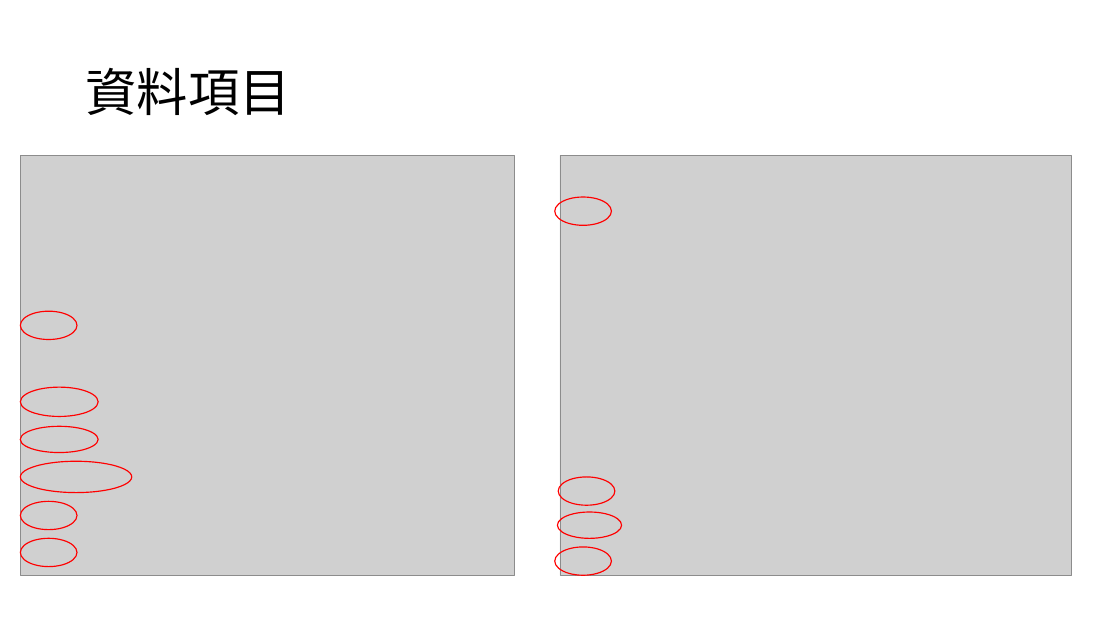
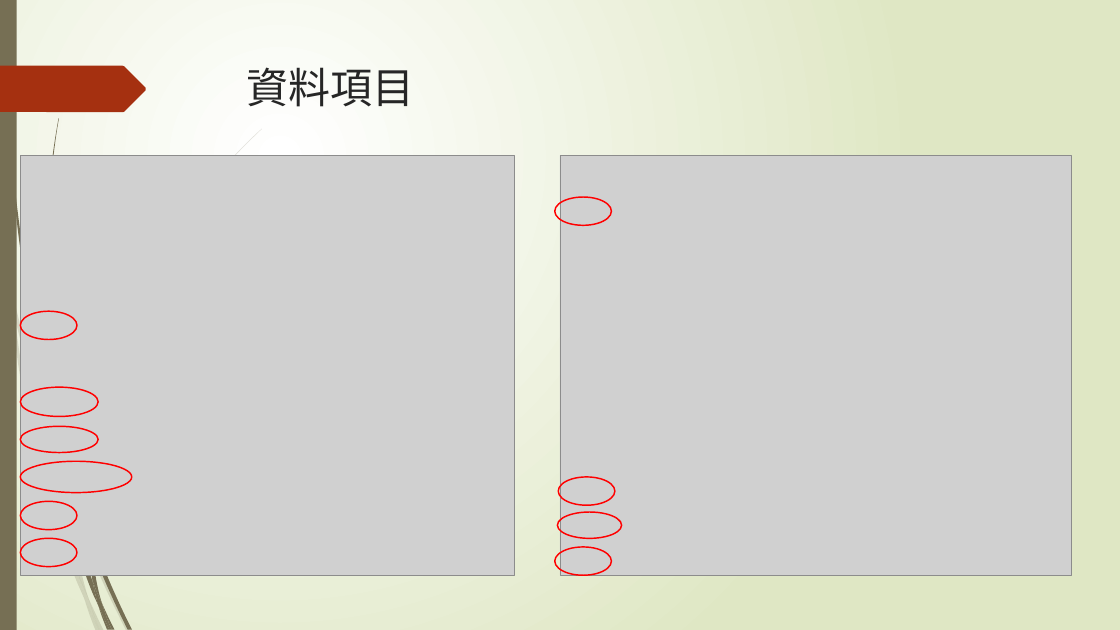
Before and after one commit to oliveyuan/NTU_R_Course_2018, a slide deck: slide 3 of week_6,7,8/Chicago crime data/芝加哥犯罪分析報告.pptx. Drawn at 1120x630 pixels with LibreOffice and Linux fonts; fonts in the diff are those of the drawing; grey boxes stand for pictures. Boxes give left, top, right and bottom in pixels: in the first picture for what was removed or moved away, otherwise in the second. Text is boxed around its words. In the diff, an @@ line names an element or a change of style, - is before the commit and + after.

```diff
--- a/week_6,7,8/Chicago crime data/芝加哥犯罪分析報告.pptx
+++ b/week_6,7,8/Chicago crime data/芝加哥犯罪分析報告.pptx
@@ background #FFFFFF to gradient #FFFFFF to #DFE8C4 @@
@@ rectangle added at <box>0,0,17,630</box>, fill #766F54 @@
@@ title "資料項目": place and size @@
-title "資料項目" at <box>85,68,290,115</box>
+title "資料項目" at <box>247,67,415,107</box>
@@ title "資料項目" at <box>247,67,415,107</box>: size 44 to 36 pt, font Calibri to TeX Gyre Adventor, text colour #000000 to #262626; line spacing 0.9 to 1; vertical alignment middle to top @@
@@ freeform shape added at <box>0,66,146,112</box>, fill #A53010 @@
@@ outline #FF0000 1 pt to #FF0000 1.25 pt in 10 elements at <box>20,502,76,530</box>, <box>20,539,76,567</box>, <box>20,387,98,417</box>, <box>555,197,611,226</box>, <box>20,311,76,339</box>, <box>555,547,611,576</box>, <box>559,477,615,506</box>, <box>558,513,622,539</box>, <box>20,461,132,492</box>, <box>20,427,98,453</box> @@
@@ group added at <box>0,129,262,630</box>: 9 freeform shapes @@
@@ group added at <box>3,0,132,630</box>: 8 freeform shapes @@
```
Also in this commit, not shown: 13 other slides changed.
